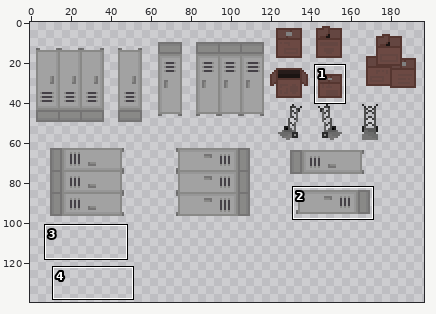
Two versions of one sprite sheet, ProyectosSDL/HolaSDL/levels/TileSheet-Almacen.png. The first picture is a wide view before the edit; the outline marks the close-up.
Close-up. Before the commit:
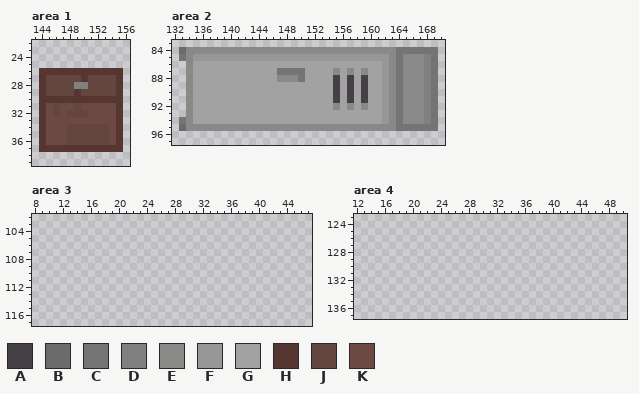
The file is 200x160 pixels. Colours within 5 levels of each other are drawn and written as one. Shown: area 1: x 143..156, y 22..39; area 2: x 132..170, y 83..97; area 3: x 8..47, y 102..117; area 4: x 12..50, y 123..137. The wide view leaves out empty margins. The commit also changed other parts of the picture, which this record leaves out.
Palette (. is transparent): A #444046  B #6b6b6b  C #757474  D #808080  E #898987  F #979797  G #a2a2a2  H #553630  J #644641  K #6c4943
Pixels before, area 1, first column x 144:
26 HHHHHHHHHHHH
27 HJJJJJHJJJJH
28 HJJJJDDJJJJH
29 HJJJJHJJJJJH
30 HHHHHHHHHHHH
31 HKJKKJKKKKKH
32 HKJKJJJKKKKH
33 HKKKKKKKKKKH
34 HKKKJJJJJJKH
35 HKKKJJJJJJKH
36 HKKKJJJJJJKH
37 HHHHHHHHHHHH
Pixels before, area 2, first column x 133:
84 BEEEEEEEEEEEEEEEEEEEEEEEEEEEEEECCCCCC
85 CEFFFFFFFFFFFFFFFFFFFFFFFFFFFFECEEEDC
86 .EGGGGGGGGGGGGGGGGGGGGGGGGGGGFECEEEDC
87 .EGGGGGGGGGGGGCCCCGGGGEGEGEGGFECEEEDC
88 .EGGGGGGGGGGGGEEECGGGGAGAGAGGFECEEEDC
89 .EGGGGGGGGGGGGGGGGGGGGAGAGAGGFECEEEDC
90 .EGGGGGGGGGGGGGGGGGGGGAGAGAGGFECEEEDC
91 .EGGGGGGGGGGGGGGGGGGGGAGAGAGGFECEEEDC
92 .EGGGGGGGGGGGGGGGGGGGGEGEGEGGFECEEEDC
93 .EGGGGGGGGGGGGGGGGGGGGGGGGGGGFECEEEDC
94 CEGGGGGGGGGGGGGGGGGGGGGGGGGGGFECEEEDC
95 BEEEEEEEEEEEEEEEEEEEEEEEEEEEEEECCCCCC
Now the later version:
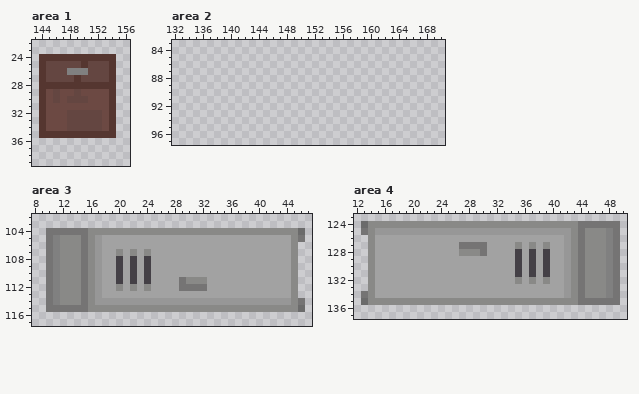
Diff:
Changed rows in their new state; - is an unchanged pixel.
Area 1:
first column x 144:
24 HHHHHHHHHHH-
25 HJJJJJHJJJH-
26 -JJJDDDJJJ-.
27 -----HJ---H.
28 -HHHHHHHHHH.
29 -K-KKJKKKKH.
30 -KJKJJJKKK-.
31 --K--K----H.
32 --K----JJ-H.
33 ----JJJJJ-H.
34 ---------KH.
35 -HHHHHHHHHH.
36 ............
37 ............
Area 2:
first column x 133:
84 .....................................
85 .....................................
86 -....................................
87 -....................................
88 -....................................
89 -....................................
90 -....................................
91 -....................................
92 -....................................
93 -....................................
94 .....................................
95 .....................................
Area 3:
first column x 10:
104 CCCCCCEEEEEEEEEEEEEEEEEEEEEEEEEEEEEEB
105 CDEEECEFGGGGGGGGGGGGGGGGGGGGGGGGGGGEC
106 CDEEECEFGGGGGGGGGGGGGGGGGGGGGGGGGGGE-
107 CDEEECEFGGEGEGEGGGGGGGGGGGGGGGGGGGGE-
108 CDEEECEFGGAGAGAGGGGGGGGGGGGGGGGGGGGE-
109 CDEEECEFGGAGAGAGGGGGGGGGGGGGGGGGGGGE-
110 CDEEECEFGGAGAGAGGGGGGGGGGGGGGGGGGGGE-
111 CDEEECEFGGAGAGAGGGGCEEEGGGGGGGGGGGGE-
112 CDEEECEFGGEGEGEGGGGCCCCGGGGGGGGGGGGE-
113 CDEEECEFGGGGGGGGGGGGGGGGGGGGGGGGGGGE-
114 CDEEECEFFFFFFFFFFFFFFFFFFFFFFFFFFFFEC
115 CCCCCCEEEEEEEEEEEEEEEEEEEEEEEEEEEEEEB
Area 4:
first column x 13:
124 BEEEEEEEEEEEEEEEEEEEEEEEEEEEEEECCCCCC
125 CEFFFFFFFFFFFFFFFFFFFFFFFFFFFFECEEEDC
126 -EGGGGGGGGGGGGGGGGGGGGGGGGGGGFECEEEDC
127 -EGGGGGGGGGGGGCCCCGGGGEGEGEGGFECEEEDC
128 -EGGGGGGGGGGGGEEECGGGGAGAGAGGFECEEEDC
129 -EGGGGGGGGGGGGGGGGGGGGAGAGAGGFECEEEDC
130 -EGGGGGGGGGGGGGGGGGGGGAGAGAGGFECEEEDC
131 -EGGGGGGGGGGGGGGGGGGGGAGAGAGGFECEEEDC
132 -EGGGGGGGGGGGGGGGGGGGGEGEGEGGFECEEEDC
133 -EGGGGGGGGGGGGGGGGGGGGGGGGGGGFECEEEDC
134 CEGGGGGGGGGGGGGGGGGGGGGGGGGGGFECEEEDC
135 BEEEEEEEEEEEEEEEEEEEEEEEEEEEEEECCCCCC
